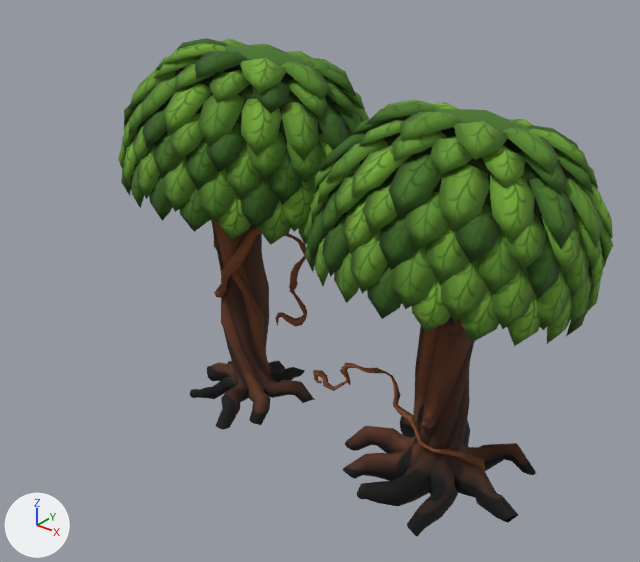
The FBX model Assets/Resources/Models/Arbres.FBX: old version first, new version second.
Both versions are drawn from a camera (50 mm lens) standing at (16.6, -21.6, 18.6) and looking at (-1.5, 1.0, 4.6). The axes (+X, +Y, +Z) are drawn at lower left. The lights are the same throughout. Where no turn or scale is listed for an object, it has been applied to the vertices.

Names of what the first picture shows: 'Arbres'.
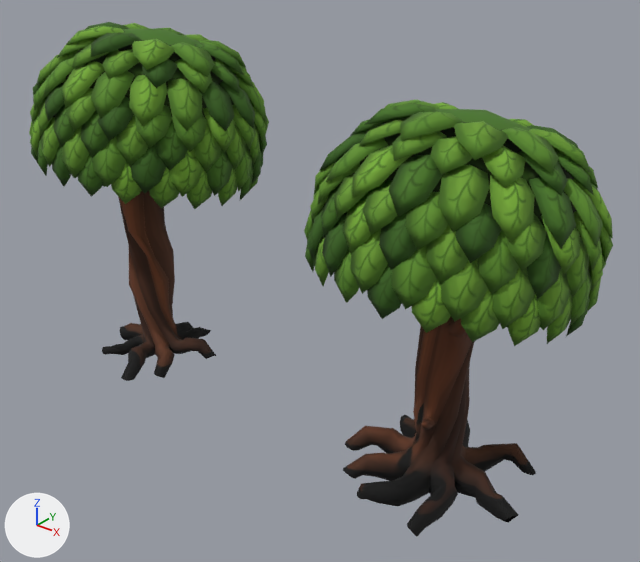
The newer file is also turned or shifted as a whole; pictures and numbers use the older file's frame.

Location of each change, [x1, y1, x2, y2] in pixels of the pictures (640 x 562 px; the box of a moved part takes in the faces that stretch with it):
```json
{"object": "Arbres", "change": "reshaped", "before": [118, 38, 613, 536], "after": [29, 22, 613, 536], "on screen": "18% wider"}
{"part": 1, "of": "me_mesh", "change": "moved or reshaped", "before": [190, 219, 315, 430], "after": [102, 191, 216, 381]}
{"part": 2, "of": "me_mesh", "change": "moved or reshaped", "before": [140, 46, 349, 147], "after": [53, 29, 251, 153]}
{"part": 3, "of": "me_mesh", "change": "moved or reshaped", "before": [118, 132, 137, 168], "after": [29, 121, 33, 136]}
{"part": 4, "of": "me_mesh", "change": "moved or reshaped", "before": [123, 137, 136, 186], "after": [30, 117, 41, 156]}
{"part": 5, "of": "me_mesh", "change": "moved or reshaped", "before": [137, 144, 160, 199], "after": [41, 117, 59, 167]}
{"part": 6, "of": "me_mesh", "change": "moved or reshaped", "after": [62, 127, 89, 178], "on screen": "not visible before"}
{"part": 7, "of": "me_mesh", "change": "moved or reshaped", "before": [121, 159, 131, 196], "after": [93, 137, 127, 187]}
{"part": 8, "of": "me_mesh", "change": "moved or reshaped", "before": [122, 124, 139, 154], "after": [130, 145, 166, 193]}
{"part": 9, "of": "me_mesh", "change": "moved or reshaped", "after": [206, 149, 233, 196], "on screen": "not visible before"}
{"part": 10, "of": "me_mesh", "change": "rebuilt", "before": [124, 100, 144, 127], "after": [129, 75, 167, 126]}
{"part": 11, "of": "me_mesh", "change": "rebuilt", "after": [155, 120, 188, 171], "on screen": "not visible before"}
{"part": 12, "of": "me_mesh", "change": "deleted", "before": [128, 38, 485, 471], "on screen": "green"}
{"part": 13, "of": "me_mesh", "change": "built on", "before": [123, 56, 170, 133], "after": [30, 22, 269, 209]}
```

Scene script edits in JSON lines:
```json
{"block": "me_mesh", "where": "# used by ob_arbres; location = (0.0, 0.0, 0.0)"}
{"op": "remove", "block": "me_mesh", "code": "me_mesh.from_pydata(...)  # 7960 vertices, 8781 faces; spans x -9.2..8.6, y -4.0..5.5, z -1.0..12.8"}
{"op": "add", "block": "me_mesh", "code": "me_mesh.from_pydata(...)  # 7532 vertices, 8355 faces; spans x -14.5..8.6, y -4.0..5.5, z -1.0..12.8"}
{"block": "me_mesh", "change": "me_mesh part 1: the loose piece of 604 vertices spanning x -7.6..-1.3, y -3.1..4.1, z -0.7..10.8 is moved by (-5.3, 0.0, 0.0)"}
{"block": "me_mesh", "change": "me_mesh part 2: the loose piece of 114 vertices spanning x -8.9..-0.5, y -3.4..4.9, z 7.3..12.6 is moved by (-5.3, 0.0, 0.0)"}
{"block": "me_mesh", "change": "me_mesh part 3: the loose piece of 15 vertices spanning x -8.0..-7.0, y -2.8..-1.7, z 8.2..10.1 is moved by (-5.3, 0.0, 0.0)"}
{"block": "me_mesh", "change": "me_mesh part 4: the loose piece of 15 vertices spanning x -7.0..-5.8, y -3.4..-2.4, z 8.3..10.1 is moved by (-5.3, 0.0, 0.0)"}
{"block": "me_mesh", "change": "me_mesh part 5: the loose piece of 15 vertices spanning x -5.8..-4.4, y -3.8..-2.8, z 8.2..10.0 is moved by (-5.3, 0.0, 0.0)"}
{"block": "me_mesh", "change": "me_mesh part 6: the loose piece of 15 vertices spanning x -8.4..-7.5, y -2.4..-1.2, z 7.6..9.5 is multiplied about its middle by the matrix ((0.448, -0.876, 0.176), (0.869, 0.473, 0.143), (-0.209, 0.089, 0.974)), then moved by (-1.1, -1.5, 0.5)"}
{"block": "me_mesh", "change": "me_mesh part 7: the loose piece of 15 vertices spanning x -7.6..-6.5, y -3.1..-2.2, z 7.7..9.6 is multiplied about its middle by the matrix ((0.449, -0.883, 0.138), (0.876, 0.465, 0.13), (-0.179, 0.063, 0.982)), then moved by (-0.9, -0.2, 0.2)"}
{"block": "me_mesh", "change": "me_mesh part 8: the loose piece of 15 vertices spanning x -7.4..-6.1, y -3.0..-1.8, z 9.2..10.8 is multiplied about its middle by the matrix ((0.213, -0.897, 0.388), (0.977, 0.19, -0.097), (0.013, 0.399, 0.917)), then moved by (-0.1, 0.4, -1.4)"}
{"block": "me_mesh", "change": "me_mesh part 9: the loose piece of 15 vertices spanning x -9.2..-8.5, y -0.1..1.3, z 7.3..9.2 is multiplied about its middle by the matrix ((-0.987, -0.146, 0.069), (0.161, -0.927, 0.34), (0.014, 0.347, 0.938)), then moved by (3.1, -0.4, -0.1)"}
{"block": "me_mesh", "change": "me_mesh part 10: the loose piece of 15 vertices spanning x -7.9..-6.5, y -2.5..-1.1, z 9.9..11.2 is rebuilt with 15 vertices and now spans x -7.9..-6.5, y -2.2..-0.6, z 10.1..11.6"}
{"block": "me_mesh", "change": "me_mesh part 11: the loose piece of 15 vertices spanning x -7.0..-6.2, y -1.6..-0.8, z 8.8..10.3 is rebuilt with 15 vertices and now spans x -6.9..-5.9, y -1.9..-0.6, z 8.5..10.2"}
{"block": "me_mesh", "change": "me_mesh part 12: 156 loose pieces with 2738 vertices, spanning x -9.0..5.8, y -3.8..5.5, z -0.9..12.8, are deleted"}
{"block": "me_mesh", "change": "me_mesh part 13: 5 vertices moved within x -7.8..-6.6, y -2.1..2.4, z 8.5..9.8; 261 vertices removed from x -8.9..-5.6, y -2.8..4.5, z 6.5..12.3; 2571 vertices added at x -14.4..-5.3, y -3.8..5.5, z 6.1..12.8"}
```
